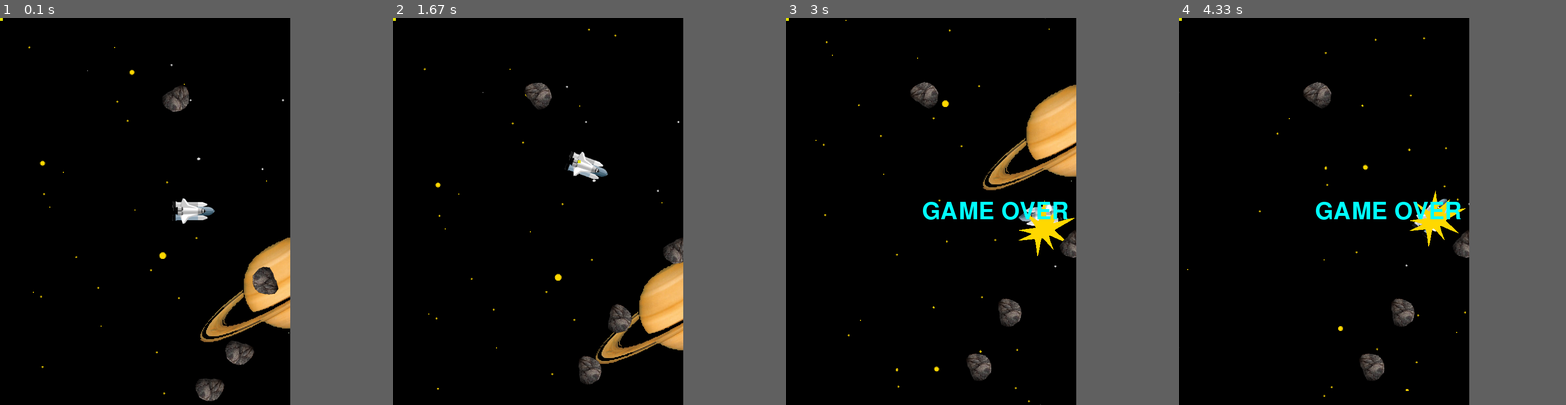
Above: before the commit, frames 1-4 (left to right).
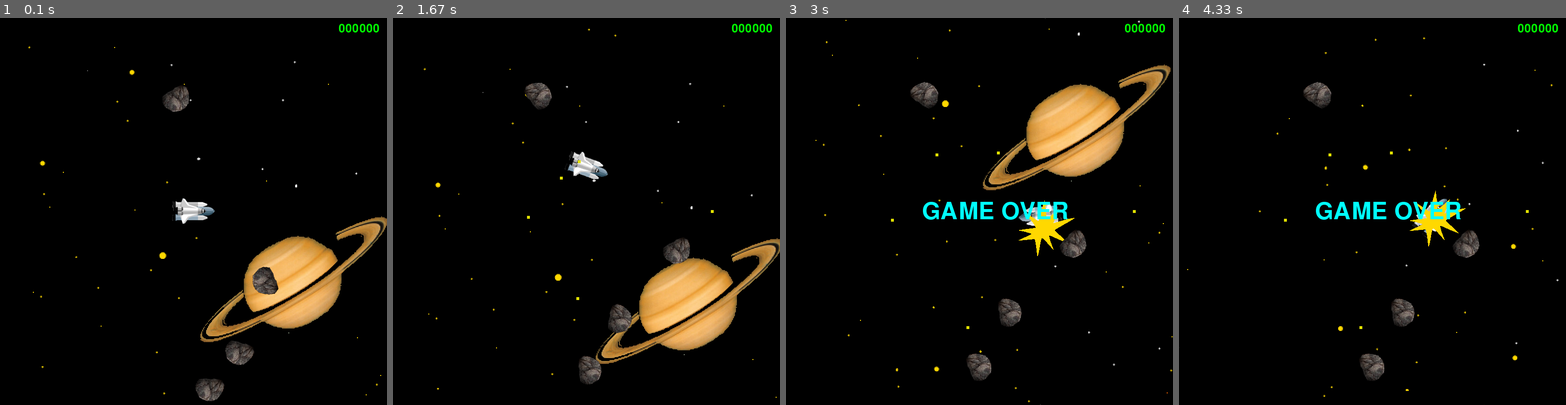
Above: after the commit, the same moments.

Repository: alsdndia789/StudyPygame
Game: pygame game, started from Asteroid.py
Same seed, same stepped clock (60 frames per second), same inputs: the game is played once before the commit and once after it.
Inputs:
- Up to frame 1 (0.1 s): no input
- Up to frame 2 (1.67 s): tap Space at 0.33, 0.73, 1.03, 1.23, 1.57 s; hold Right 0.67-1.13 s; hold Up 1.17-1.47 s; hold Right from 1.5 s (still down)
- Up to frame 3 (3 s): tap Space at 1.87, 2.07, 2.37, 2.63, 2.97 s; release Right at 1.97 s; hold Left 2-2.53 s; hold Down 2.57-2.87 s; hold Left from 2.9 s (still down)
- Up to frame 4 (4.33 s): release Left at 3.3 s; hold Up 3.33-3.7 s; tap Space at 3.4, 3.8, 4.1 s; hold Right from 3.73 s (still down)
In our replay, the window is 600x800 before the commit and 800x800 after it. These sizes can differ from the game's own. Grey fills any space a smaller window leaves; there, only what the larger window draws over its background counts as a difference.

The runs differ from the first frame. In frame 1, 3.2% of the frame differs, in the area x 0-100%, y 0-98%; in frame 2, 3.4%, in the area x 0-100%, y 0-99%; in frame 3, 3.2%; in frame 4, 0.4%.

Commit message:
2019 - 11 - 28 "게임으로 배우는 파이썬 응용"
Asteroid

Diff:
--- a/Asteroid.py
+++ b/Asteroid.py
@@ -6,7 +6,7 @@
 
 pygame.init()
 pygame.key.set_repeat(5, 5)
-SURFACE = pygame.display.set_mode((600, 800))
+SURFACE = pygame.display.set_mode((800, 800))
 FPSCLOCK = pygame.time.Clock()
 X = 0
 Y = 1
@@ -48,6 +48,7 @@
 
 
 class Shot(Drawable):
+    """ 총알 오브젝트 """
     def __init__(self):
         super(Shot, self).__init__(Rect(0, 0, 6, 6))
         self.count = 40
@@ -55,10 +56,12 @@
         self.max_count = 40
 
     def draw(self):
+        """ 총알을 그린다 """
         if self.count < self.max_count:
             pygame.draw.rect(SURFACE, (225, 225, 0), self.rect)
 
     def tick(self):
+        """ 총알을 이동한다 """
         self.count += 1
         self.move()
 
@@ -152,7 +155,6 @@
             # 총알 이동
             fire = False
             for shot in shots:
-                shot.count = 0
                 if shot.count < shot.max_count:
                     shot.tick()
 
@@ -170,13 +172,13 @@
                         if len(rocks) == 0:
                             game_over = True
 
-                    elif not fire and K_SPACE in keymap:
-                        shot.count = 0
-                        shot.rect.center = ship.rect.center
-                        shot_x = shot.power * cos(radians(ship.theta))
-                        shot_y = shot.power * -sin(radians(ship.theta))
-                        shot.step = (shot_x, shot_y)
-                        fire = True
+                elif not fire and K_SPACE in keymap:
+                    shot.count = 0
+                    shot.rect.center = ship.rect.center
+                    shot_x = shot.power * cos(radians(ship.theta))
+                    shot_y = shot.power * -sin(radians(ship.theta))
+                    shot.step = (shot_x, shot_y)
+                    fire = True
 
         back_x = (back_x + ship.step[X] / 2) % 1600
         back_y = (back_y + ship.step[Y] / 2) % 1600
